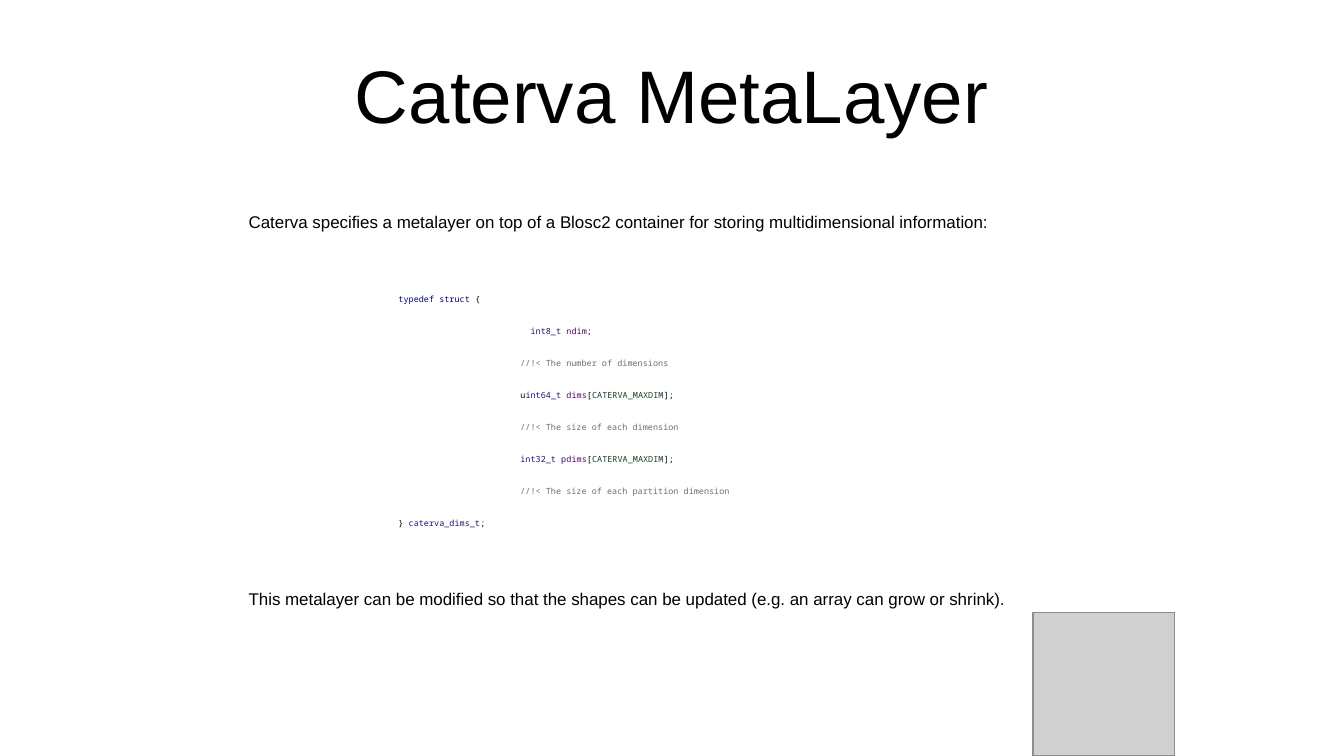
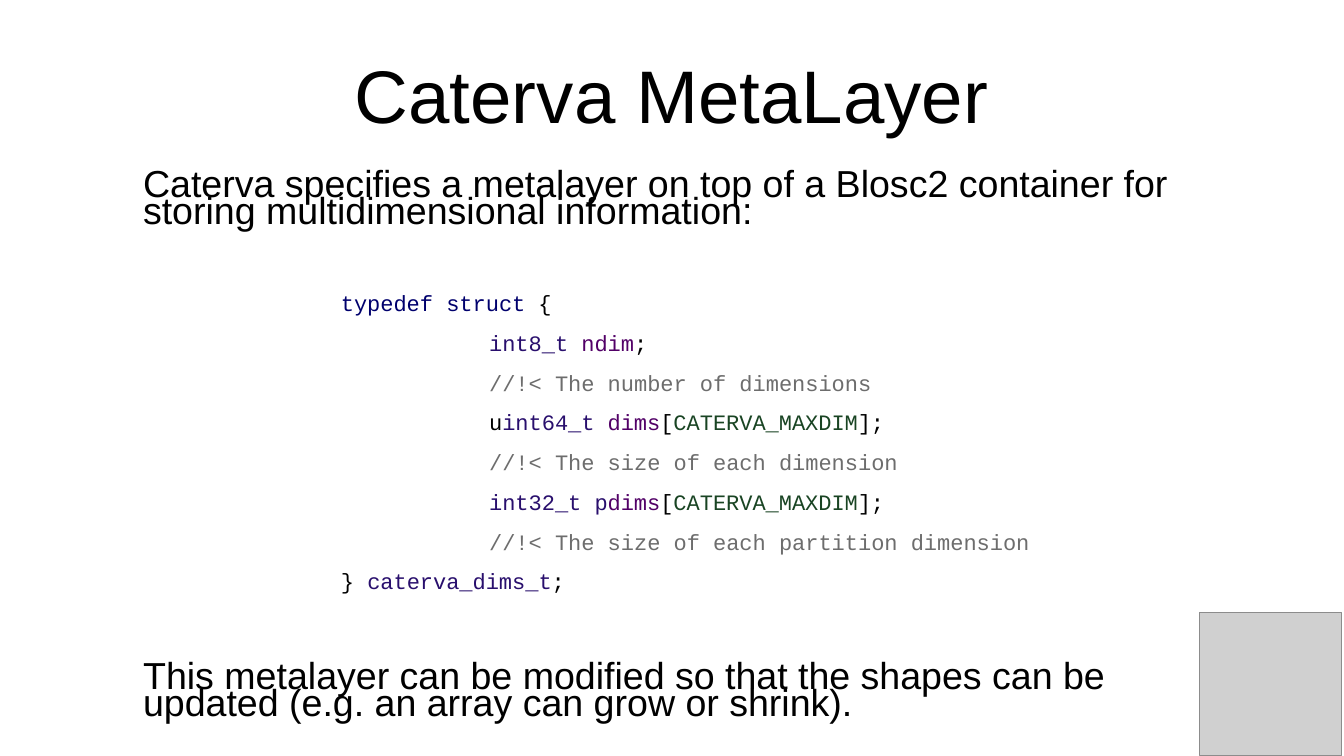
Before and after one commit to inaos/iron-array, a slide deck: slide 10 of decks/pyDataNyc2019.odp. Drawn at 1344x756 pixels with LibreOffice and Linux fonts; fonts in the diff are those of the drawing; grey boxes stand for pictures. Boxes give left, top, right and bottom in pixels: in the first picture for what was removed or moved away, otherwise in the second. Text is boxed around its words. In the diff, an @@ line names an element or a change of style, - is before the commit and + after.

```diff
--- a/decks/pyDataNyc2019.odp
+++ b/decks/pyDataNyc2019.odp
@@ subtitle "Caterva specifies a metalayer on ...": place and size @@
-subtitle "Caterva specifies a metalayer on ..." at bbox=[249, 215, 1004, 609]
+subtitle "Caterva specifies a metalayer on ..." at bbox=[143, 169, 1168, 724]
@@ subtitle "Caterva specifies a metalayer on ..." at bbox=[143, 169, 1168, 724]: size 10 to 22.2 pt in "Caterva specifies a metalayer on top of ...", "This metalayer can be modified so that ..."; size 5 to 12.9 pt, font Noto Sans Mono to Courier New in "typedef struct {", "int8_t ndim;", "//!< The number of dimensions", "uint64_t dims[CATERVA_MAXDIM];" and 4 more places; line spacing 0.8 to 0.6; indent changed @@
@@ picture: place and size @@
-picture at bbox=[1033, 612, 1174, 756]
+picture at bbox=[1200, 612, 1342, 756]
```
Also in this commit, not shown: 20 other slides changed, 1 slide added, 1 slide removed, 1 other file.
